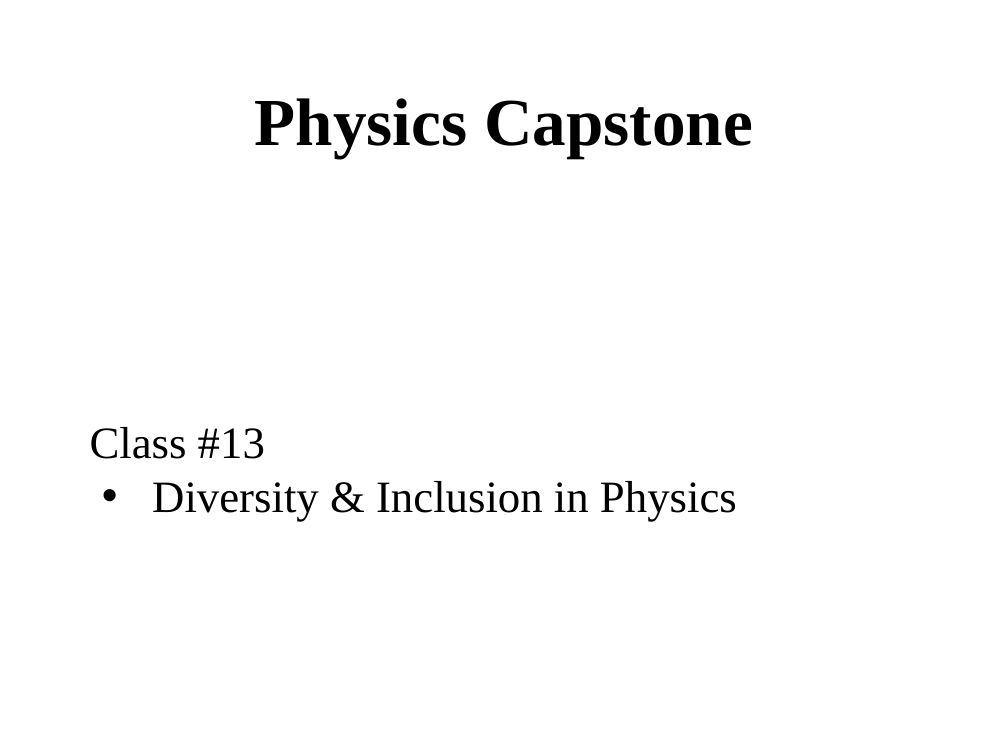
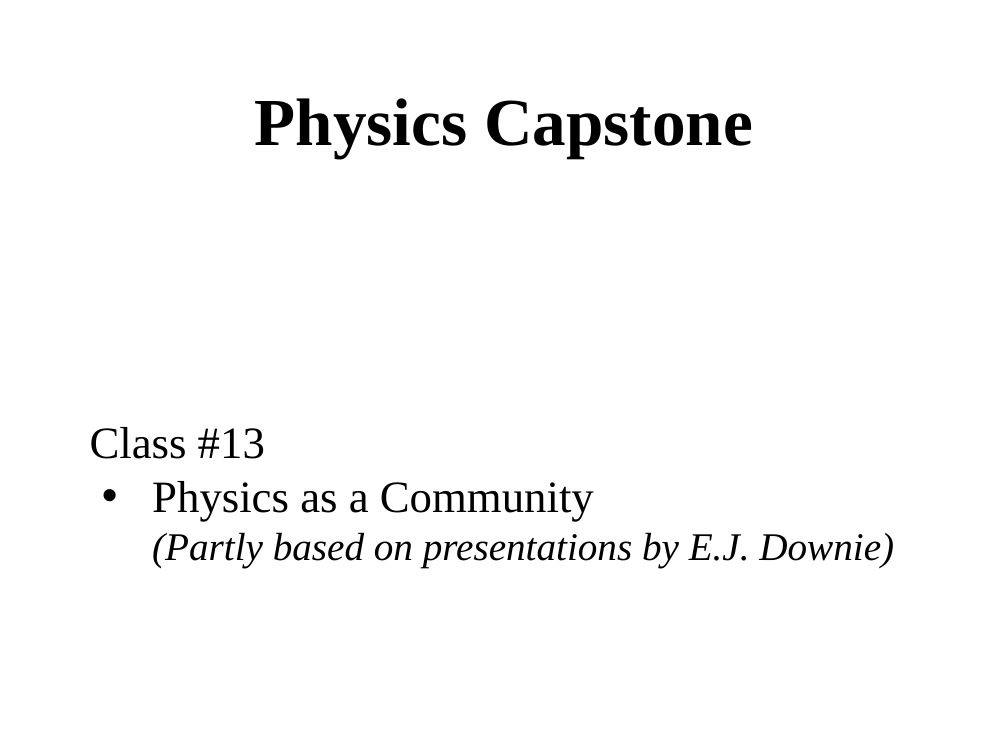
Before and after one commit to ajvanderhorst/PhysicsCapstoneGW, a slide deck: slide 1 of Slides/Class13.pptx. Drawn at 1008x756 pixels with LibreOffice and Linux fonts; fonts in the diff are those of the drawing. Boxes give left, top, right and bottom in pixels: in the first picture for what was removed or moved away, otherwise in the second. Text is boxed around its words. In the diff, an @@ line names an element or a change of style, - is before the commit and + after.

```diff
--- a/Slides/Class13.pptx
+++ b/Slides/Class13.pptx
@@ text at [152, 481, 894, 568]: text changed; size 32 to 28 pt; italic on @@
-• Diversity & Inclusion in Physics
+• Physics as a Community
+  (Partly based on presentations by E.J. Downie)
```
Also in this commit, not shown: 1 other slide changed, 11 slides added, 2 slides removed, 17 other files.
